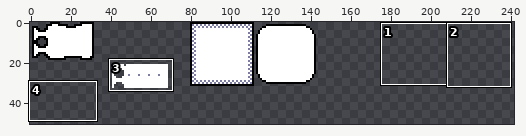
Edited in one commit: pixel-art file (textures/aseprite/UI.aseprite). Above, an overview of the earlier version with the close-up marked.
Close-up. Earlier state:
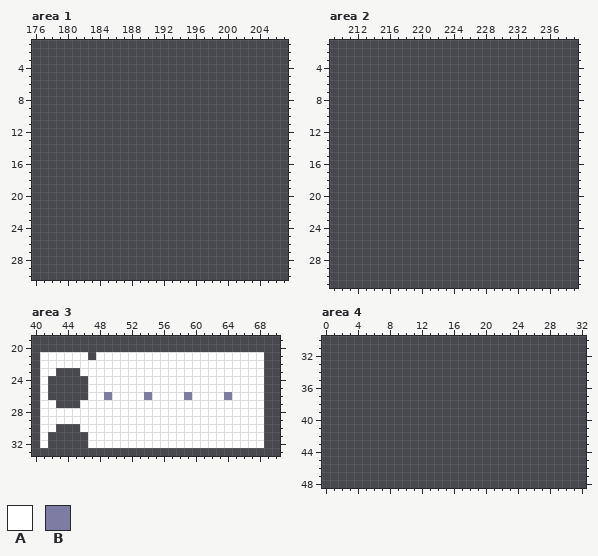
256x256 pixels, 1 frame. Shown: area 1: x 176..207, y 1..30; area 2: x 209..239, y 1..31; area 3: x 40..70, y 19..33; area 4: x 0..32, y 30..48. The wide view leaves out empty margins. The commit also changed other parts of the picture, which this record leaves out.
Palette (. is transparent): A #ffffff  B #7d7da3
Pixels before, area 3, first column x 41:
21 AAAAAA.AAAAAAAAAAAAAAAAAAAAA
22 AAAAAAAAAAAAAAAAAAAAAAAAAAAA
23 AA...AAAAAAAAAAAAAAAAAAAAAAA
24 A.....AAAAAAAAAAAAAAAAAAAAAA
25 A.....AAAAAAAAAAAAAAAAAAAAAA
26 A.....AABAAAABAAAABAAAABAAAA
27 AA...AAAAAAAAAAAAAAAAAAAAAAA
28 AAAAAAAAAAAAAAAAAAAAAAAAAAAA
29 AAAAAAAAAAAAAAAAAAAAAAAAAAAA
30 AA...AAAAAAAAAAAAAAAAAAAAAAA
31 A.....AAAAAAAAAAAAAAAAAAAAAA
32 A.....AAAAAAAAAAAAAAAAAAAAAA
The result:
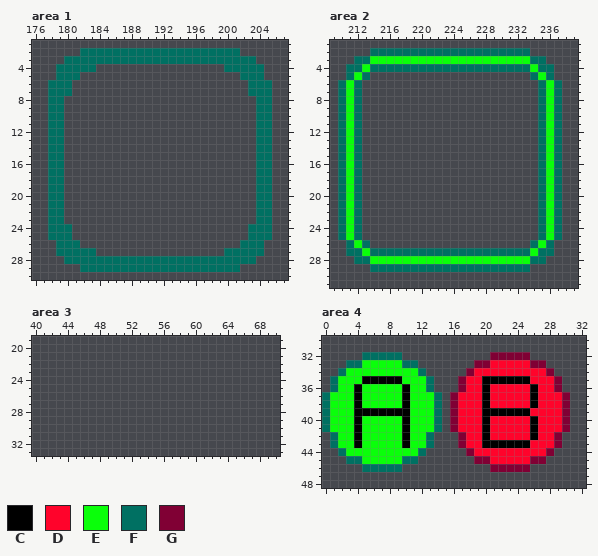
Colours new in this view: C #000000  D #ff032b  E #0aff0a  F #007062  G #800034
What changed:
Area 1:
y 2: x 182..201 .................... -> FFFFFFFFFFFFFFFFFFFF
y 3: x 180..203 ........................ -> FFFFFFFFFFFFFFFFFFFFFFFF
y 4: x 179..183 ..... -> FFFFF; x 200..204 ..... -> FFFFF
y 5: x 179..181 ... -> FFF; x 202..204 ... -> FFF
y 6..7: x 178..180 ... -> FFF; x 203..205 ... -> FFF
y 8..23: x 178..179 .. -> FF; x 204..205 .. -> FF
y 24..25: x 178..180 ... -> FFF; x 203..205 ... -> FFF
y 26: x 179..181 ... -> FFF; x 202..204 ... -> FFF
y 27: x 179..183 ..... -> FFFFF; x 200..204 ..... -> FFFFF
y 28: x 180..203 ........................ -> FFFFFFFFFFFFFFFFFFFFFFFF
y 29: x 182..201 .................... -> FFFFFFFFFFFFFFFFFFFF
Area 2:
y 2: x 214..233 .................... -> FFFFFFFFFFFFFFFFFFFF
y 3: x 212..235 ........................ -> FFEEEEEEEEEEEEEEEEEEEEFF
y 4: x 211..236 .......................... -> FFEFFFFFFFFFFFFFFFFFFFFEFF
y 5: x 211..213 ... -> FEF; x 234..236 ... -> FEF
y 6..25: x 210..212 ... -> FEF; x 235..237 ... -> FEF
y 26: x 211..213 ... -> FEF; x 234..236 ... -> FEF
y 27: x 211..236 .......................... -> FFEFFFFFFFFFFFFFFFFFFFFEFF
y 28: x 212..235 ........................ -> FFEEEEEEEEEEEEEEEEEEEEFF
y 29: x 214..233 .................... -> FFFFFFFFFFFFFFFFFFFF
Area 3:
y 21: x 41..46 AAAAAA -> ......; x 48..68 AAAAAAAAAAAAAAAAAAAAA -> .....................
y 22: x 41..68 AAAAAAAAAAAAAAAAAAAAAAAAAAAA -> ............................
y 23: x 41..42 AA -> ..; x 46..68 AAAAAAAAAAAAAAAAAAAAAAA -> .......................
y 24..25: x 41 A -> .; x 47..68 AAAAAAAAAAAAAAAAAAAAAA -> ......................
y 26: x 41 A -> .; x 47..68 AABAAAABAAAABAAAABAAAA -> ......................
y 27: x 41..42 AA -> ..; x 46..68 AAAAAAAAAAAAAAAAAAAAAAA -> .......................
y 28..29: x 41..68 AAAAAAAAAAAAAAAAAAAAAAAAAAAA -> ............................
y 30: x 41..42 AA -> ..; x 46..68 AAAAAAAAAAAAAAAAAAAAAAA -> .......................
y 31..32: x 41 A -> .; x 47..68 AAAAAAAAAAAAAAAAAAAAAA -> ......................
Area 4:
y 32: x 5..9 ..... -> FFFFF; x 21..25 ..... -> GGGGG
y 33: x 3..11 ......... -> FFEEEEEFF; x 19..27 ......... -> GGDDDDDGG
y 34: x 2..12 ........... -> FEEEEEEEEEF; x 18..28 ........... -> GDDDDDDDDDG
y 35: x 1..13 ............. -> FEEECCCCCEEEF; x 17..29 ............. -> GDDCCCCCCDDDG
y 36: x 1..13 ............. -> FEECEEEEECEEF; x 17..29 ............. -> GDDCDDDDDCDDG
y 37..38: x 0..14 ............... -> FEEECEEEEECEEEF; x 16..30 ............... -> GDDDCDDDDDCDDDG
y 39: x 0..14 ............... -> FEEECCCCCCCEEEF; x 16..30 ............... -> GDDDCCCCCCDDDDG
y 40..41: x 0..14 ............... -> FEEECEEEEECEEEF; x 16..30 ............... -> GDDDCDDDDDCDDDG
y 42: x 1..13 ............. -> FEECEEEEECEEF; x 17..29 ............. -> GDDCDDDDDCDDG
y 43: x 1..13 ............. -> FEECEEEEECEEF; x 17..29 ............. -> GDDCCCCCCDDDG
y 44: x 2..12 ........... -> FEEEEEEEEEF; x 18..28 ........... -> GDDDDDDDDDG
y 45: x 3..11 ......... -> FFEEEEEFF; x 19..27 ......... -> GGDDDDDGG
y 46: x 5..9 ..... -> FFFFF; x 21..25 ..... -> GGGGG
